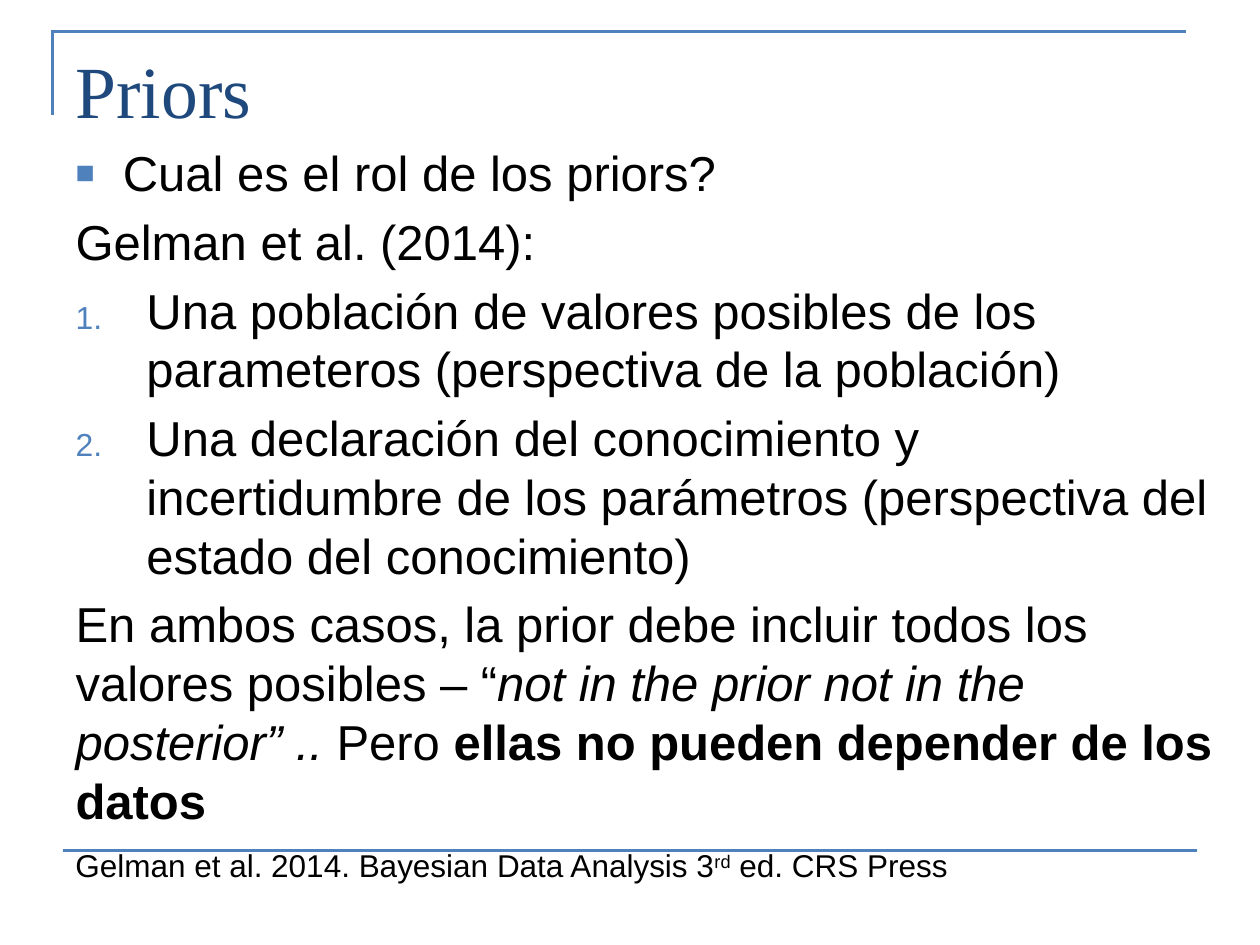
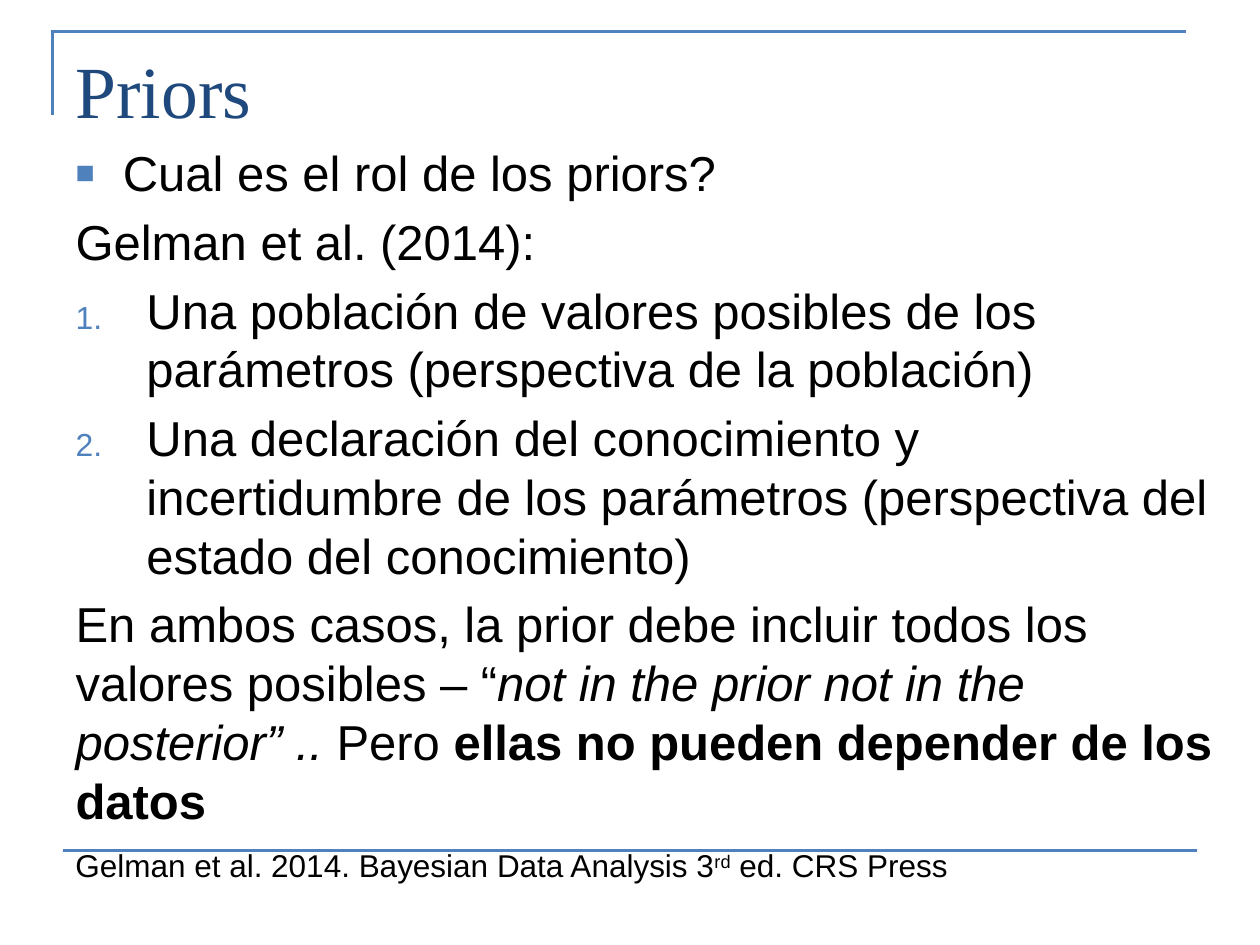
Before and after one commit to colemonnahan/bayes_workshop, a slide deck: slide 9 of dia2/lecture2_bayes.pptx. Drawn at 1260x945 pixels with LibreOffice and Linux fonts; fonts in the diff are those of the drawing. Boxes give left, top, right and bottom in pixels: in the first picture for what was removed or moved away, otherwise in the second. Text is boxed around its words. In the diff, an @@ line names an element or a change of style, - is before the commit and + after.

```diff
--- a/dia2/lecture2_bayes.pptx
+++ b/dia2/lecture2_bayes.pptx
@@ text at bbox=[146, 293, 1037, 398]: text changed @@
-1. Una población de valores posibles de los parameteros (perspectiva de la población)
+1. Una población de valores posibles de los parámetros (perspectiva de la población)
```
Also in this commit, not shown: 9 other slides changed, 4 other files.
